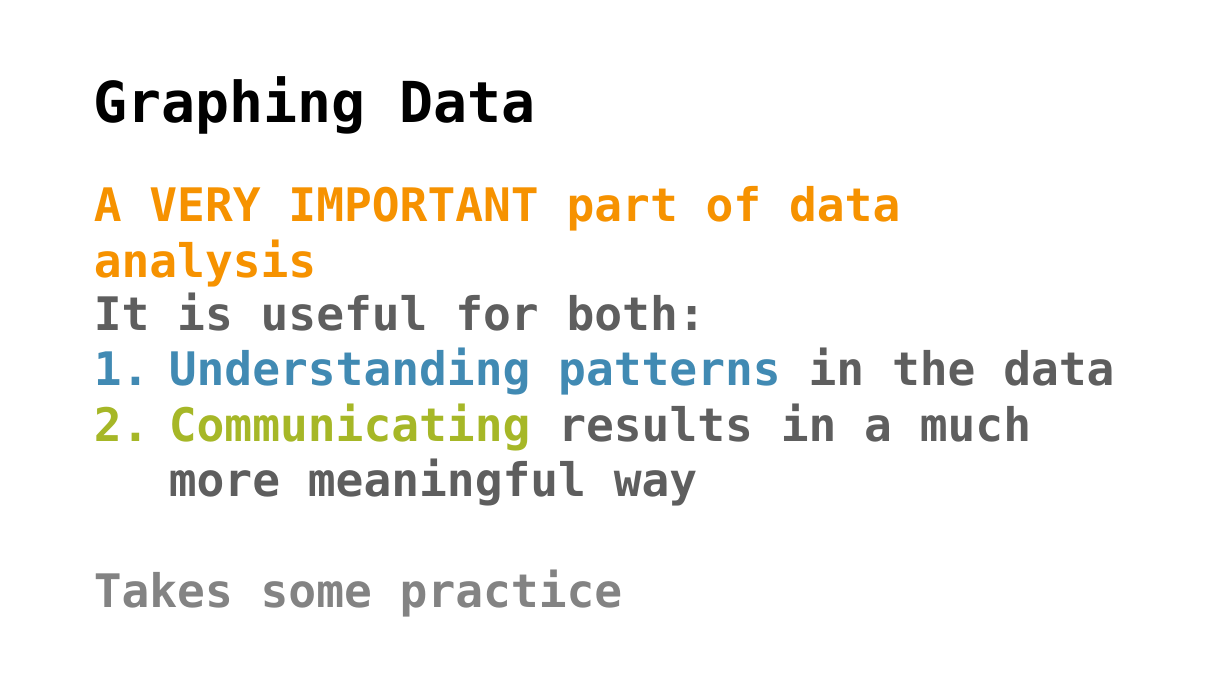
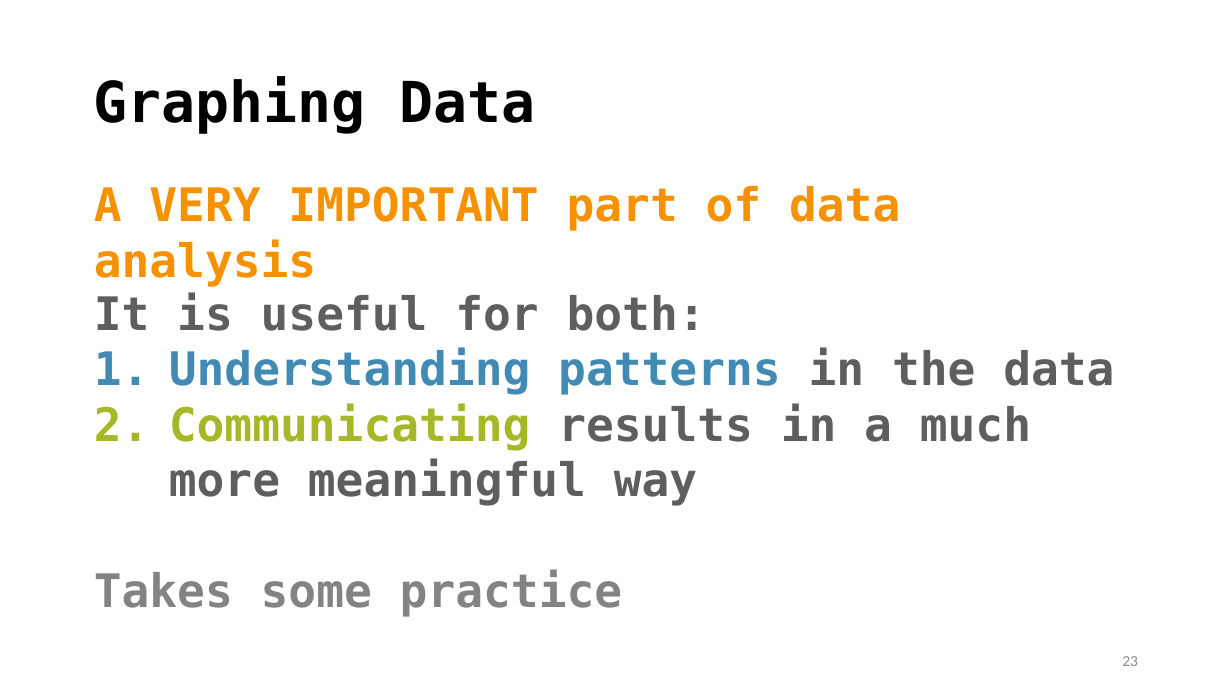
Before and after one commit to TysonStanley/EDU-6050, a slide deck: slide 23 of Slides/02_EDUC_6050_2018.pptx. Drawn at 1232x693 pixels with LibreOffice and Linux fonts; fonts in the diff are those of the drawing. Boxes give left, top, right and bottom in pixels: in the first picture for what was removed or moved away, otherwise in the second. Text is boxed around its words. In the diff, an @@ line names an element or a change of style, - is before the commit and + after.

```diff
--- a/Slides/02_EDUC_6050_2018.pptx
+++ b/Slides/02_EDUC_6050_2018.pptx
@@ page number added at (1122, 656, 1138, 666), 12 pt, text #8C8C8C @@
+23
```
Also in this commit, not shown: 30 other slides changed, 4 other files.
